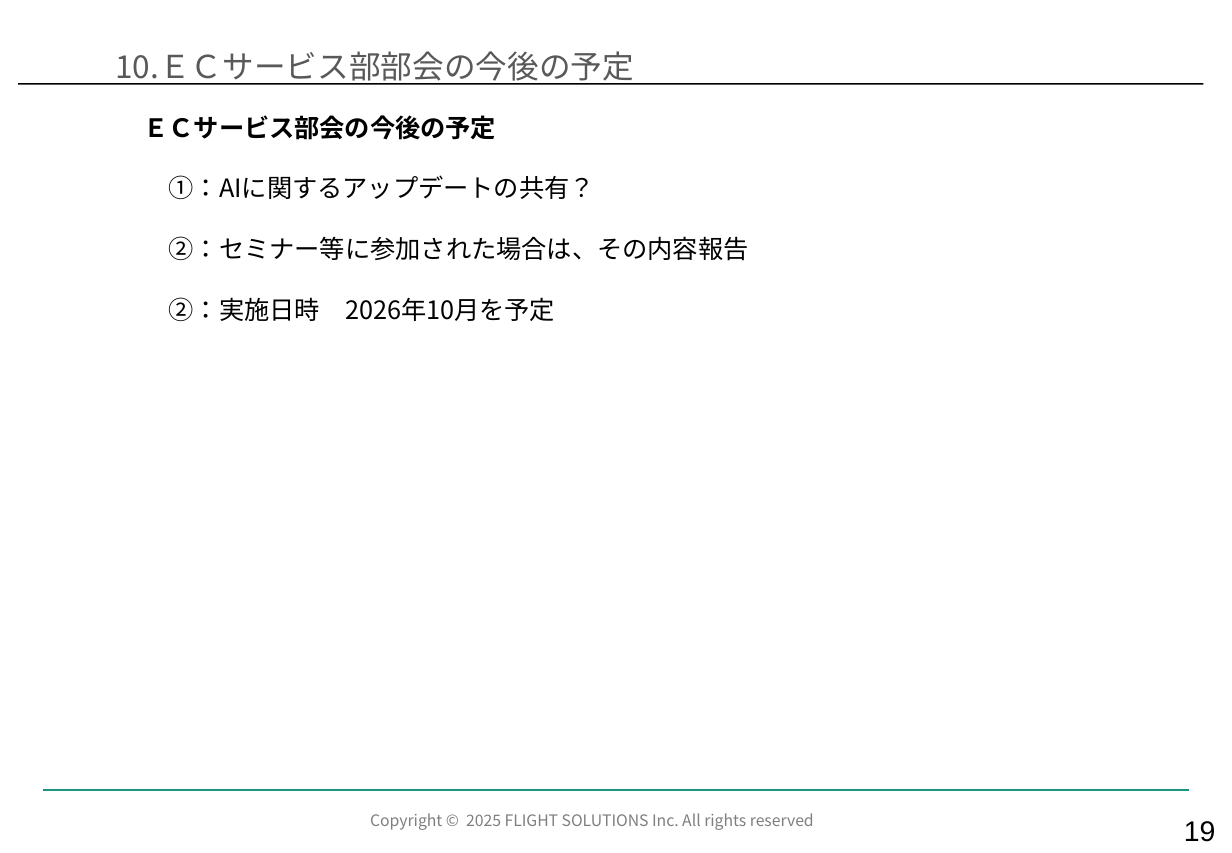
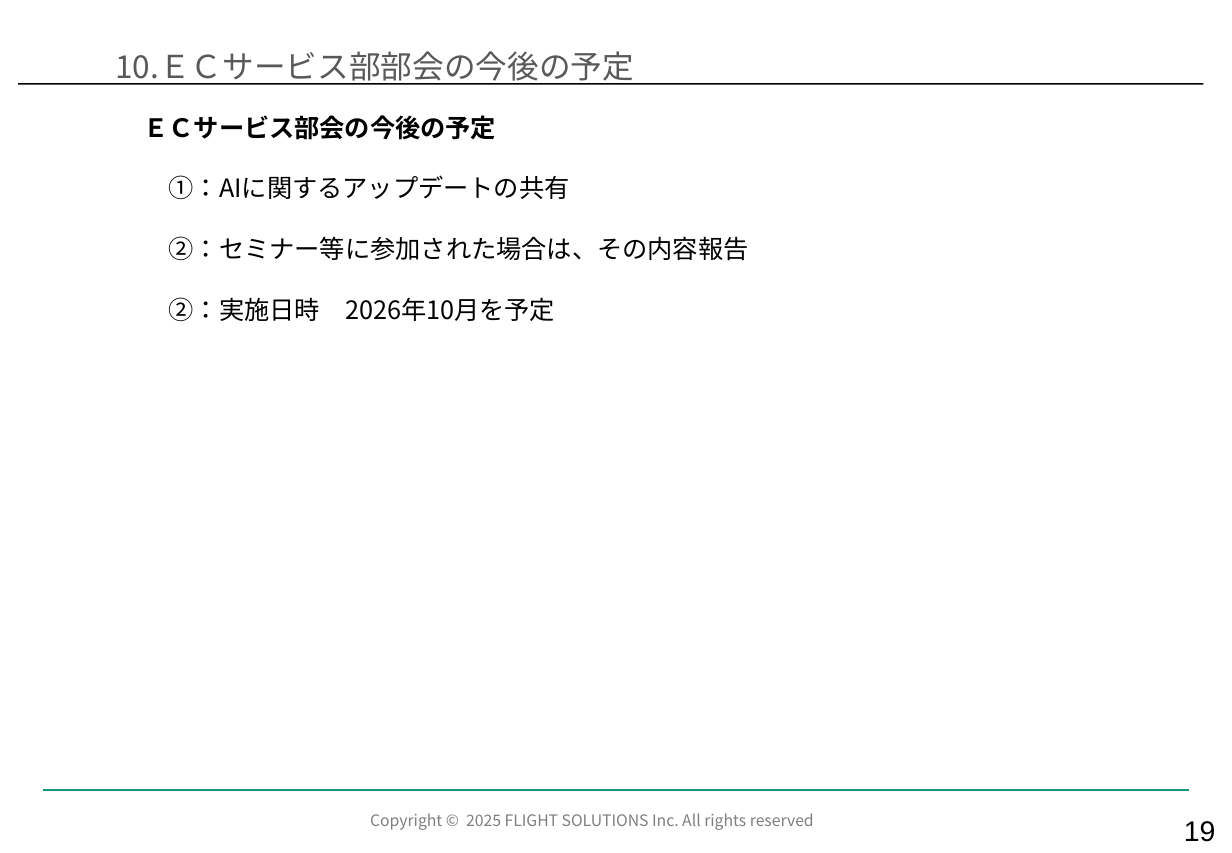
Before and after one commit to kozonoflight/git_tutorial, a slide deck: slide 20 of docs/【EC】ECサービス部_2026年7月度部会_Ver1.1.pptx. Drawn at 1232x853 pixels with LibreOffice and Linux fonts; fonts in the diff are those of the drawing; background and template pictures are left out. Boxes give left, top, right and bottom in pixels: in the first picture for what was removed or moved away, otherwise in the second. Text is boxed around its words. In the diff, an @@ line names an element or a change of style, - is before the commit and + after.

```diff
--- a/docs/【EC】ECサービス部_2026年7月度部会_Ver1.1.pptx
+++ b/docs/【EC】ECサービス部_2026年7月度部会_Ver1.1.pptx
@@ text at bbox=[169, 175, 570, 199]: text changed @@
-①：AIに関するアップデートの共有？
+①：AIに関するアップデートの共有
```
Also in this commit, not shown: 10 other slides changed.
